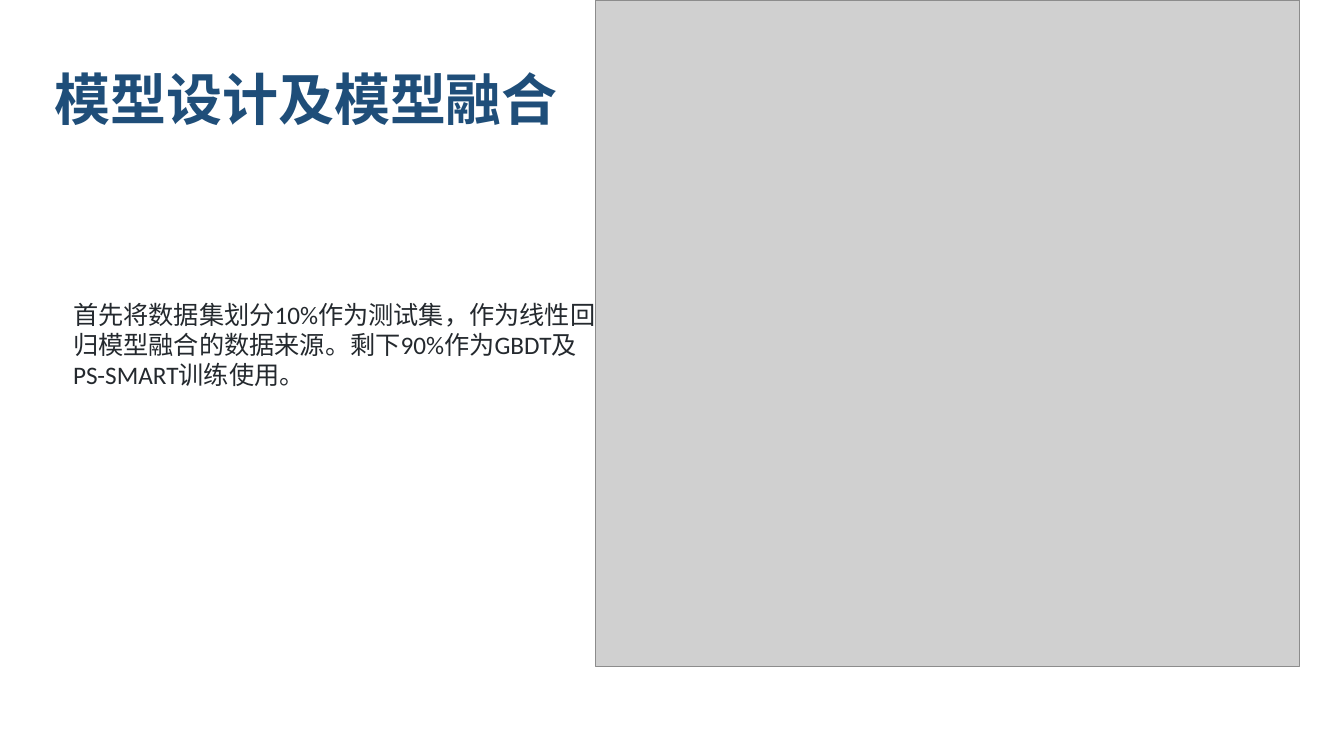
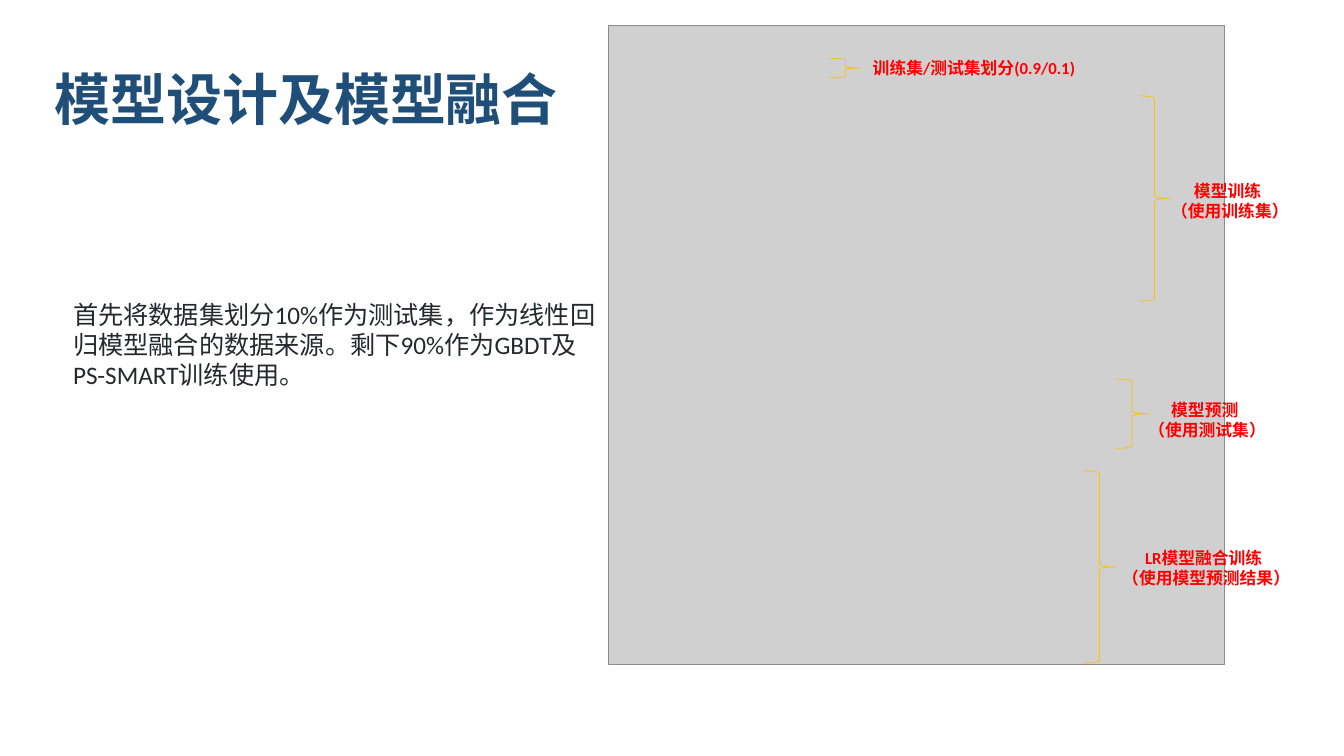
Before and after one commit to lvniqi/tianchi_power, a slide deck: slide 18 of presentation.pptx. Drawn at 1344x756 pixels with LibreOffice and Linux fonts; fonts in the diff are those of the drawing; grey boxes stand for pictures; background and template pictures are left out. Boxes give left, top, right and bottom in pixels: in the first picture for what was removed or moved away, otherwise in the second. Text is boxed around its words. In the diff, an @@ line names an element or a change of style, - is before the commit and + after.

Commit message:
[U] gaoqinghaha

```diff
--- a/presentation.pptx
+++ b/presentation.pptx
@@ picture: place and size @@
-picture at (596, 0, 1300, 666)
+picture at (609, 25, 1225, 664)
@@ group added at (830, 58, 1290, 663): 4 right braces, 4 texts @@
+训练集/测试集划分(0.9/0.1)
+模型训练
+（使用训练集）
+模型预测
+（使用测试集）
+LR模型融合训练
+（使用模型预测结果）
```
